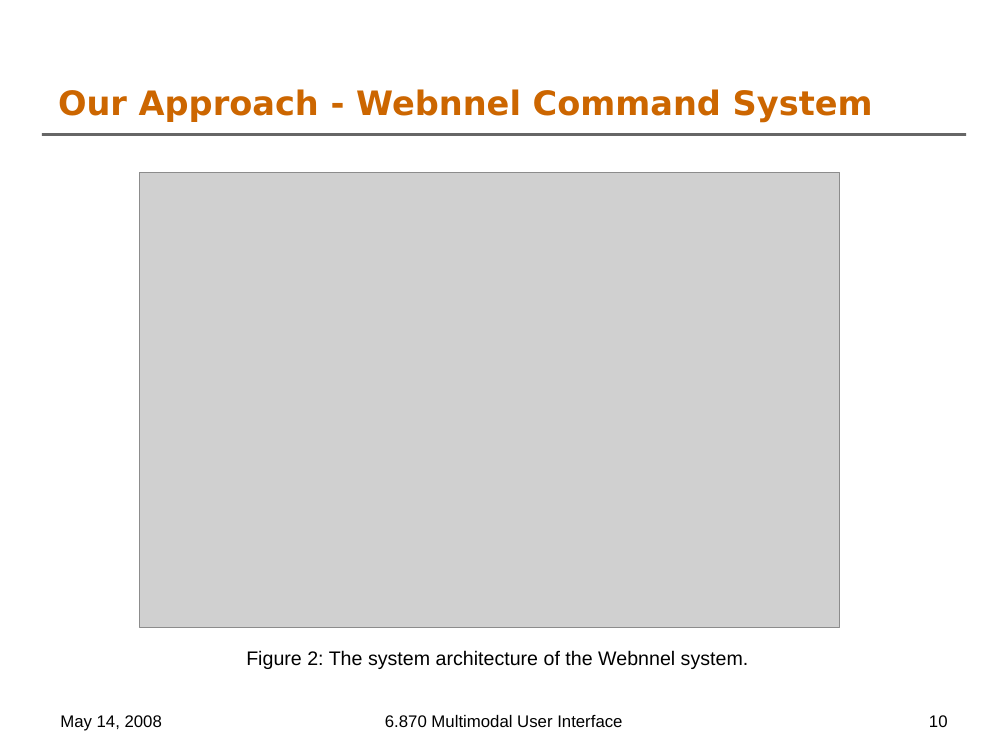
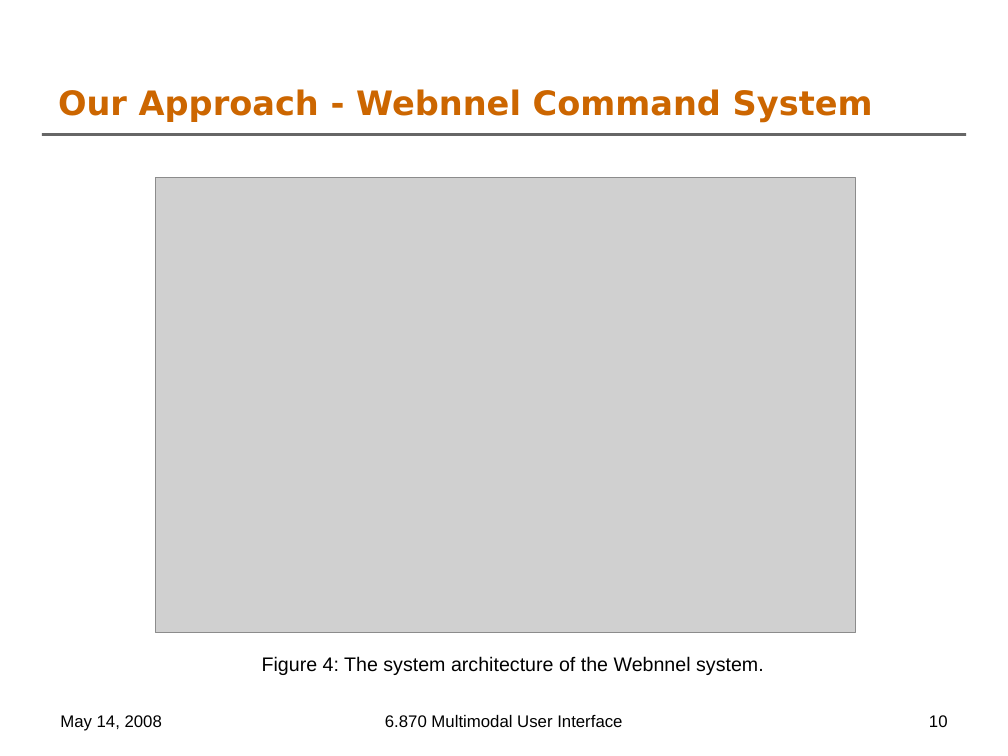
Before and after one commit to oshanis/webnnel, a slide deck: slide 10 of docs/6.870 Final Project Presentation.ppt. Drawn at 1008x756 pixels with LibreOffice and Linux fonts; fonts in the diff are those of the drawing; grey boxes stand for pictures; background and template pictures are left out. Boxes give left, top, right and bottom in pixels: in the first picture for what was removed or moved away, otherwise in the second. Text is boxed around its words. In the diff, an @@ line names an element or a change of style, - is before the commit and + after.

```diff
--- a/docs/6.870 Final Project Presentation.ppt
+++ b/docs/6.870 Final Project Presentation.ppt
@@ picture: place and size @@
-picture at [140, 172, 840, 628]
+picture at [155, 177, 855, 633]
@@ text at [262, 656, 764, 675]: text changed @@
-Figure 2: The system architecture of the Webnnel system.
+Figure 4: The system architecture of the Webnnel system.
```
Also in this commit, not shown: 2 other slides changed, 1 slide added.
